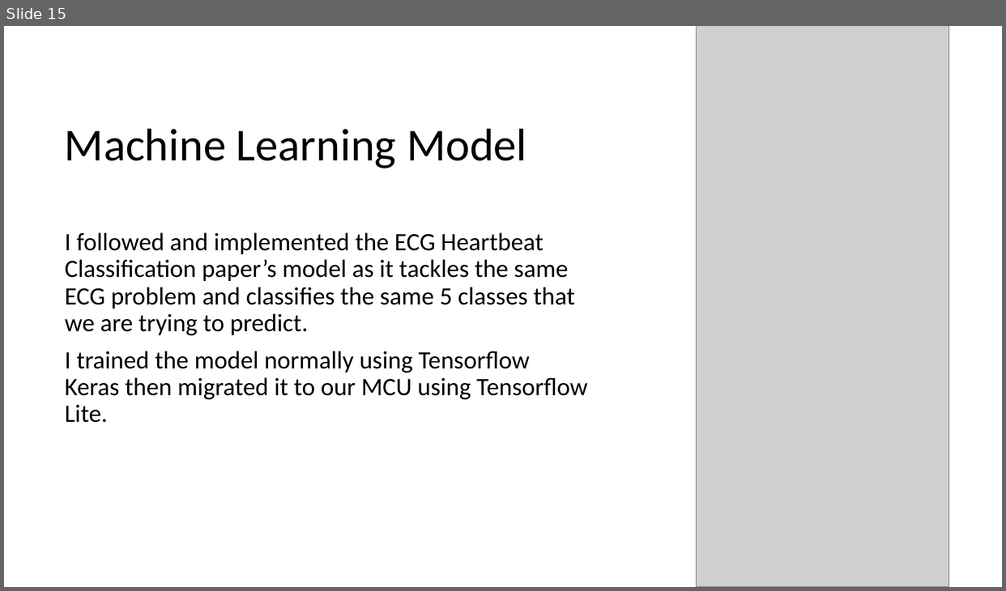
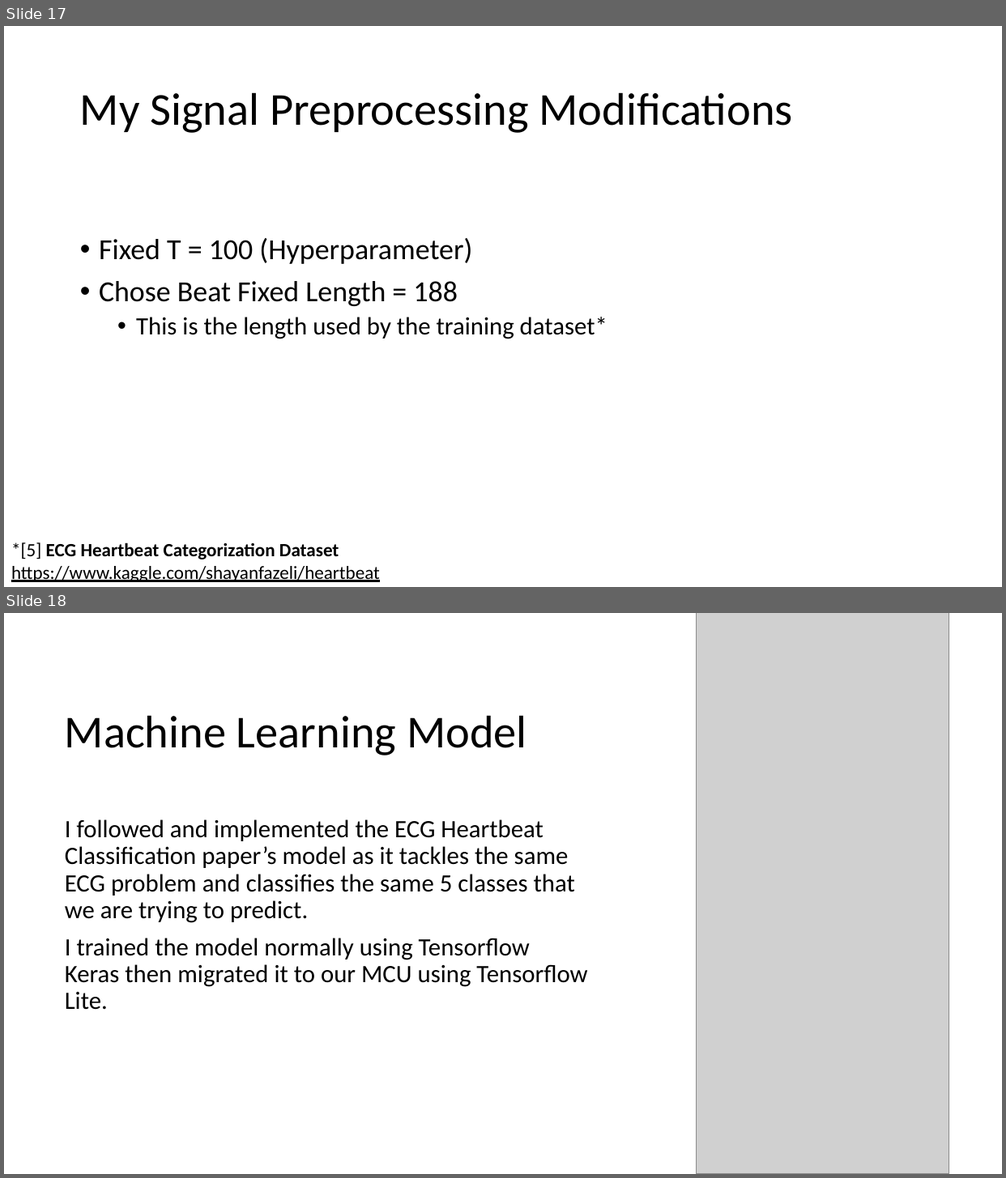
Before and after one commit to djzenma/ECG-Heart-Monitor-STM32-TFLite, a slide deck: Report_Presentation/Presentation.pptx. Shown one above the other, each under a label of ours: slide 15 before the commit, slides 17 and 18 after it. The pictures are 1006x591 and 1006x1178 pixels, drawn with LibreOffice and Linux fonts; fonts in the diff are those of the drawing; grey boxes stand for pictures. Boxes give left, top, right and bottom in pixels: in the first picture for what was removed or moved away, otherwise in the second. Text is boxed around its words. In the diff, an @@ line names an element or a change of style, - is before the commit and + after.

```diff
--- a/Report_Presentation/Presentation.pptx
+++ b/Report_Presentation/Presentation.pptx
@@ slide 17 added at <box>4,26,1002,587</box>, background #FFFFFF @@
@@ title added at <box>80,92,793,133</box>, 44 pt, text #000000 @@
+My Signal Preprocessing Modifications
@@ text added at <box>99,238,607,339</box>, 28 pt, text #000000 @@
+• Fixed T = 100 (Hyperparameter)
+• Chose Beat Fixed Length = 188
+  • This is the length used by the training dataset*
@@ text added at <box>11,543,380,582</box>, 18 pt, text #000000, underline @@
+*[5] ECG Heartbeat Categorization Dataset
+https://www.kaggle.com/shayanfazeli/heartbeat
@@ what was slide 15 is now slide 18 @@
```
Also in this commit, not shown: 2 slides changed, 2 other slides added, 1 other file.
